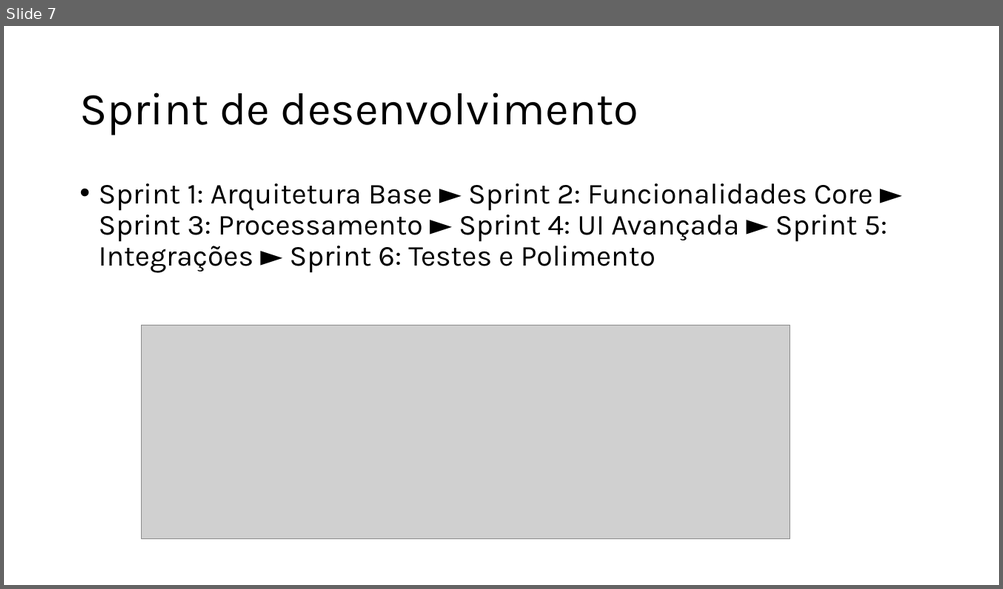
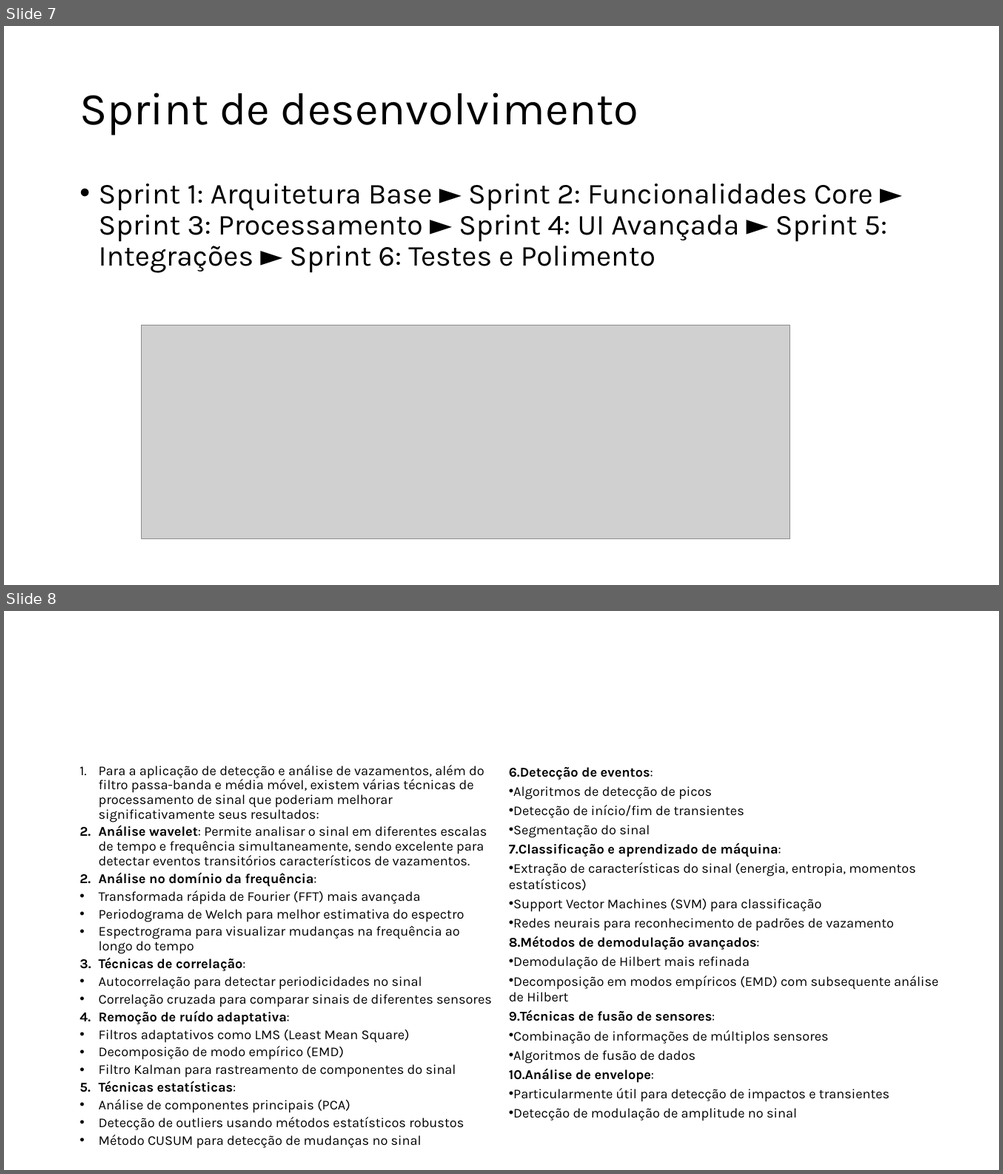
Before and after one commit to leandromatiolli/OAS-GUI, a slide deck: Arquitetura do Software.pptx. Shown one above the other, each under a label of ours: slide 7 before the commit, slides 7 and 8 after it. The pictures are 1003x589 and 1003x1174 pixels, drawn with LibreOffice and Linux fonts; fonts in the diff are those of the drawing; grey boxes stand for pictures. Boxes give left, top, right and bottom in pixels: in the first picture for what was removed or moved away, otherwise in the second. Text is boxed around its words. In the diff, an @@ line names an element or a change of style, - is before the commit and + after.

Commit message:
Implementação do espectrograma

```diff
--- a/Arquitetura do Software.pptx
+++ b/Arquitetura do Software.pptx
@@ slide 8 added at (4,611,999,1170), background #FFFFFF @@
@@ text added at (99,765,492,1149), 13 pt, text #000000 @@
+1. Para a aplicação de detecção e análise de vazamentos, além do filtro passa-banda e média móvel, existem várias técnicas de processamento de sinal que poderiam melhorar significativamente seus resultados:
+2. Análise wavelet: Permite analisar o sinal em diferentes escalas de tempo e frequência simultaneamente, sendo excelente para detectar eventos transitórios característicos de vazamentos.
+3. Análise no domínio da frequência:
+• Transformada rápida de Fourier (FFT) mais avançada
+• Periodograma de Welch para melhor estimativa do espectro
+• Espectrograma para visualizar mudanças na frequência ao longo do tempo
+3. Técnicas de correlação:
+• Autocorrelação para detectar periodicidades no sinal
+• Correlação cruzada para comparar sinais de diferentes sensores
+4. Remoção de ruído adaptativa:
+• Filtros adaptativos como LMS (Least Mean Square)
+• Decomposição de modo empírico (EMD)
+• Filtro Kalman para rastreamento de componentes do sinal
+5. Técnicas estatísticas:
+• Análise de componentes principais (PCA)
+• Detecção de outliers usando métodos estatísticos robustos
+• Método CUSUM para detecção de mudanças no sinal
@@ text added at (509,767,938,1122), 13 pt, text #000000 @@
+6. Detecção de eventos:
+• Algoritmos de detecção de picos
+• Detecção de início/fim de transientes
+• Segmentação do sinal
+7. Classificação e aprendizado de máquina:
+• Extração de características do sinal (energia, entropia, momentos estatísticos)
+• Support Vector Machines (SVM) para classificação
+• Redes neurais para reconhecimento de padrões de vazamento
+8. Métodos de demodulação avançados:
+• Demodulação de Hilbert mais refinada
+• Decomposição em modos empíricos (EMD) com subsequente análise de Hilbert
+9. Técnicas de fusão de sensores:
+• Combinação de informações de múltiplos sensores
+• Algoritmos de fusão de dados
+10. Análise de envelope:
+• Particularmente útil para detecção de impactos e transientes
+• Detecção de modulação de amplitude no sinal
```
Also in this commit, not shown: 3 other files.
